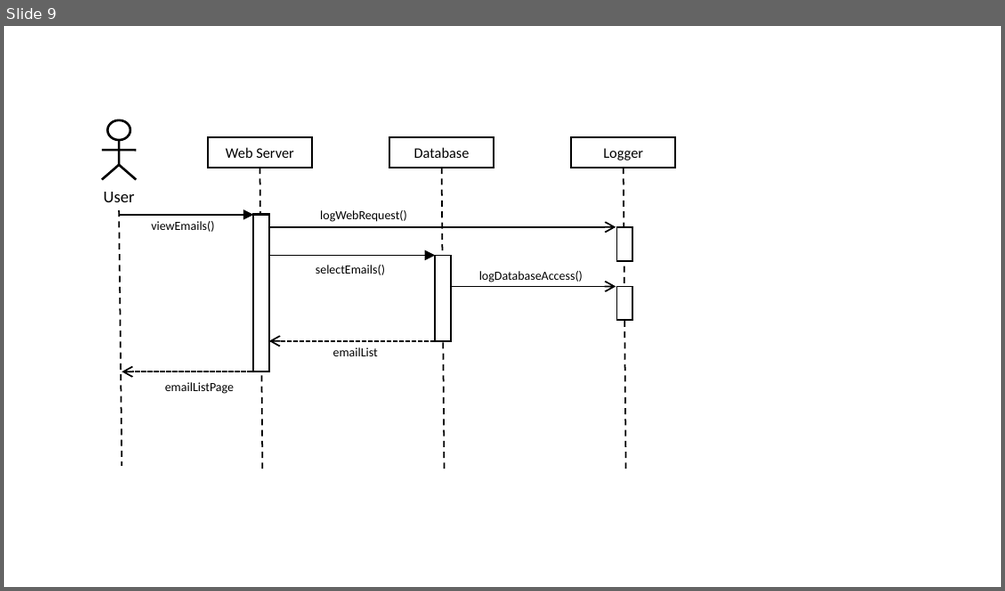
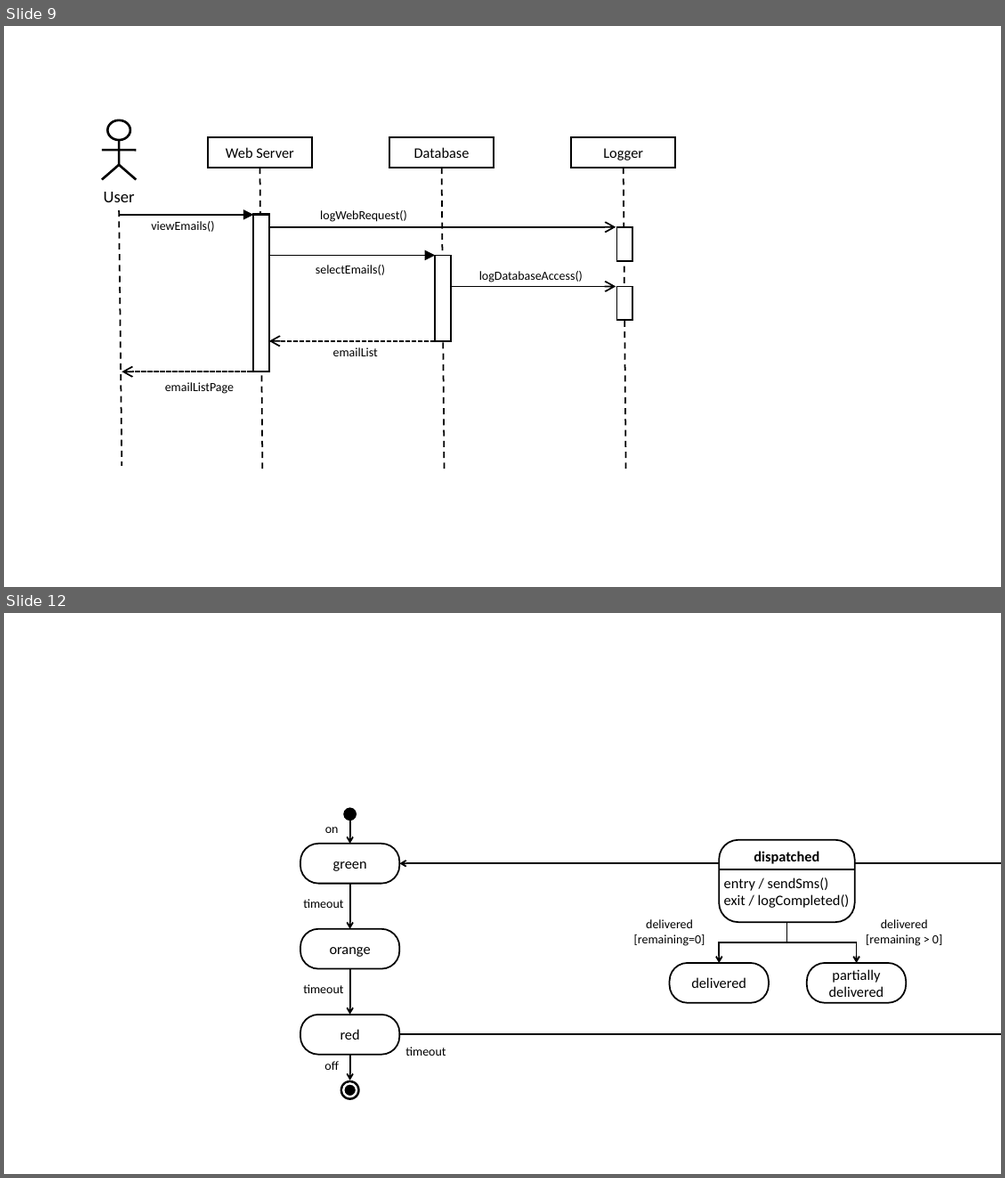
Before and after one commit to tpetricek/teaching, a slide deck: software-engineering/slides/uml.pptx. Shown one above the other, each under a label of ours: slide 9 before the commit, slides 9 and 12 after it; the slides between them are not shown. The pictures are 1005x591 and 1005x1178 pixels, drawn with LibreOffice and Linux fonts; fonts in the diff are those of the drawing. Boxes give left, top, right and bottom in pixels: in the first picture for what was removed or moved away, otherwise in the second. Text is boxed around its words. In the diff, an @@ line names an element or a change of style, - is before the commit and + after.

```diff
--- a/software-engineering/slides/uml.pptx
+++ b/software-engineering/slides/uml.pptx
@@ slide 12 added at bbox=[4, 613, 1001, 1174], background #FFFFFF @@
@@ ellipse added at bbox=[343, 807, 357, 821], fill #000000 @@
@@ arrow added from (350, 821) to (350, 844), #000000 1.5 pt @@
@@ rounded rectangle added at bbox=[300, 844, 399, 883], fill #FFFFFF, outline #000000 1.5 pt, 14 pt, text #000000 @@
+green
@@ text added at bbox=[325, 827, 339, 833], 12 pt, text #000000 @@
+on
@@ rounded rectangle added at bbox=[719, 840, 854, 922], fill #FFFFFF, outline #000000 1.5 pt @@
@@ text added at bbox=[753, 851, 819, 864], 14 pt, text #000000, bold @@
+dispatched
@@ elbow arrow added from (399, 1035) to (399, 863), #000000 1.5 pt @@
@@ line added from (855, 869) to (719, 869), #000000 1.5 pt @@
@@ text added at bbox=[724, 877, 850, 908], 14 pt, text #000000 @@
+entry / sendSms()
+exit / logCompleted()
@@ text added at bbox=[303, 899, 343, 908], 12 pt, text #000000 @@
+timeout
@@ arrow added from (350, 883) to (350, 929), #000000 1.5 pt @@
@@ rounded rectangle added at bbox=[300, 929, 399, 968], fill #FFFFFF, outline #000000 1.5 pt, 14 pt, text #000000 @@
+orange
@@ text added at bbox=[634, 919, 705, 946], 12 pt, text #000000 @@
+delivered
+[remaining=0]
@@ elbow arrow added from (787, 922) to (719, 963), #000000 1.5 pt @@
@@ elbow arrow added from (787, 922) to (857, 963), #000000 1.5 pt @@
@@ text added at bbox=[866, 919, 942, 946], 12 pt, text #000000 @@
+delivered
+[remaining > 0]
@@ text added at bbox=[303, 984, 343, 993], 12 pt, text #000000 @@
+timeout
@@ arrow added from (350, 969) to (350, 1014), #000000 1.5 pt @@
@@ rounded rectangle added at bbox=[670, 963, 769, 1003], fill #FFFFFF, outline #000000 1.5 pt, 14 pt, text #000000 @@
+delivered
@@ rounded rectangle added at bbox=[807, 963, 906, 1003], fill #FFFFFF, outline #000000 1.5 pt, 14 pt, text #000000 @@
+partially
+delivered
@@ rounded rectangle added at bbox=[300, 1014, 399, 1054], fill #FFFFFF, outline #000000 1.5 pt, 14 pt, text #000000 @@
+red
@@ text added at bbox=[324, 1061, 339, 1070], 12 pt, text #000000 @@
+off
@@ arrow added from (350, 1054) to (350, 1080), #000000 1.5 pt @@
@@ text added at bbox=[405, 1046, 445, 1055], 12 pt, text #000000 @@
+timeout
@@ ellipse added at bbox=[340, 1080, 360, 1100], fill #000000 @@
@@ ellipse added at bbox=[343, 1083, 357, 1097], fill #000000, outline #FFFFFF 2 pt @@
```
Also in this commit, not shown: 2 other slides added, 9 other files.
